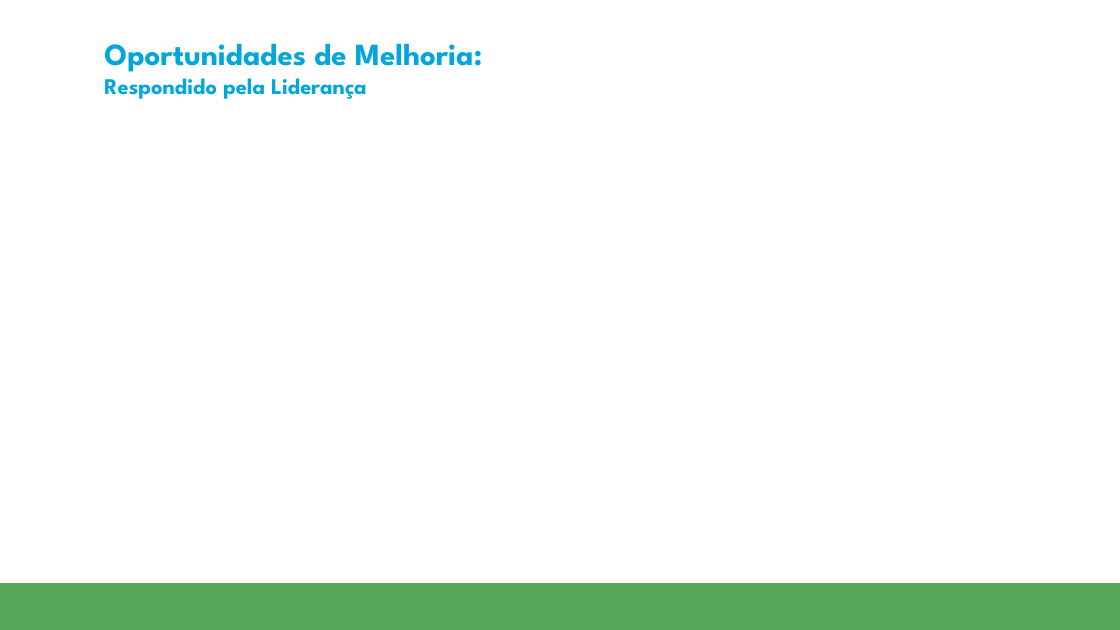
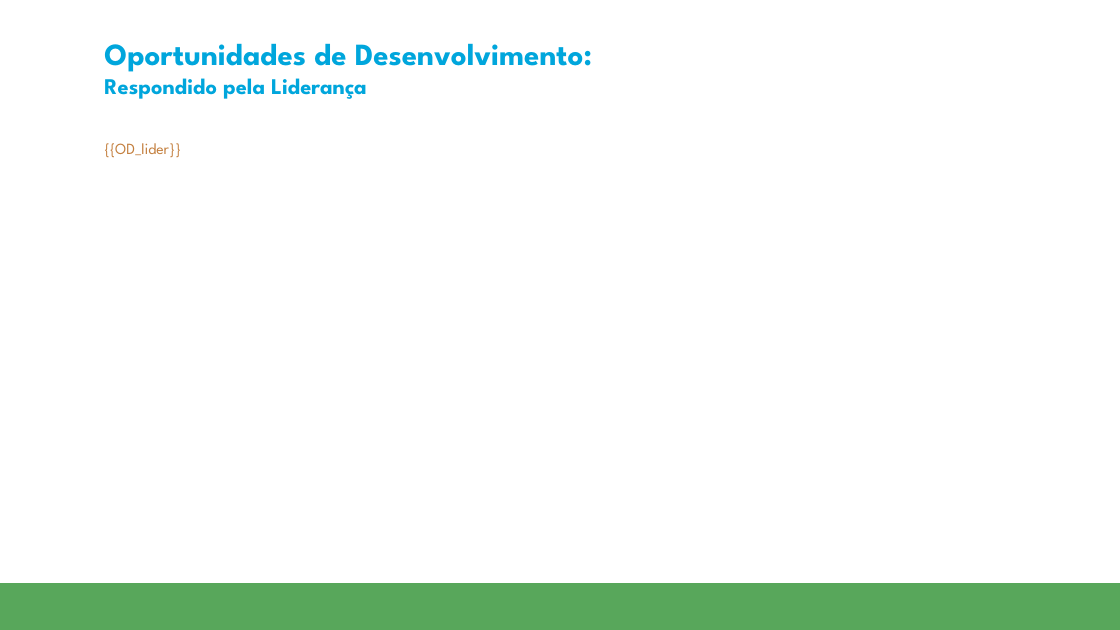
Before and after one commit to hugobovareto/Avaliacao-de-Desempenho-2025, a slide deck: slide 29 of templates/[GARN] Modelo de apresentação de slides.pptx. Drawn at 1120x630 pixels with LibreOffice and Linux fonts; fonts in the diff are those of the drawing; background and template pictures are left out. Boxes give left, top, right and bottom in pixels: in the first picture for what was removed or moved away, otherwise in the second. Text is boxed around its words. In the diff, an @@ line names an element or a change of style, - is before the commit and + after.

```diff
--- a/templates/[GARN] Modelo de apresentação de slides.pptx
+++ b/templates/[GARN] Modelo de apresentação de slides.pptx
@@ title at <box>104,43,592,99</box>: text changed @@
-Oportunidades de Melhoria:
-Respondido pela Liderança
+Oportunidades de Desenvolvimento:
+Respondido pela Liderança
@@ text added at <box>104,143,181,158</box>, 10 pt, text #C4803F @@
+{{OD_lider}}
```
Also in this commit, not shown: 27 other slides changed, 4 other files.
